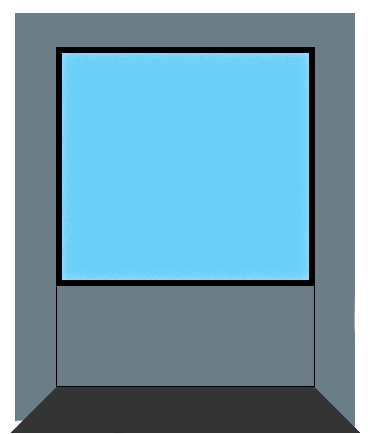
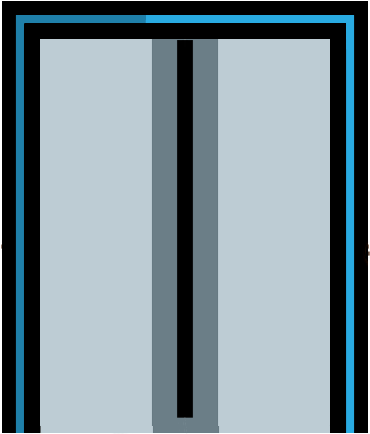
Revision of a layered (370, 434) image; what changed, layer by layer:
showed group "Cuerpo Principal" (10 layers) over (x1=1, y1=1, x2=370, y2=434)
added layer "IZQ" (1st of 2, in "Cuerpo Principal") in group "Cuerpo Principal" over (x1=1, y1=7, x2=369, y2=427)
added layer "DER" (1st of 2, in "Cuerpo Principal") in group "Cuerpo Principal" over (x1=1, y1=7, x2=369, y2=427)
showed group "IZQ" (2nd of 2, in "Cuerpo Principal") (2 layers) over (x1=2, y1=14, x2=370, y2=434)
showed group "DER" (2nd of 2, in "Cuerpo Principal") (2 layers) over (x1=2, y1=14, x2=370, y2=434)
